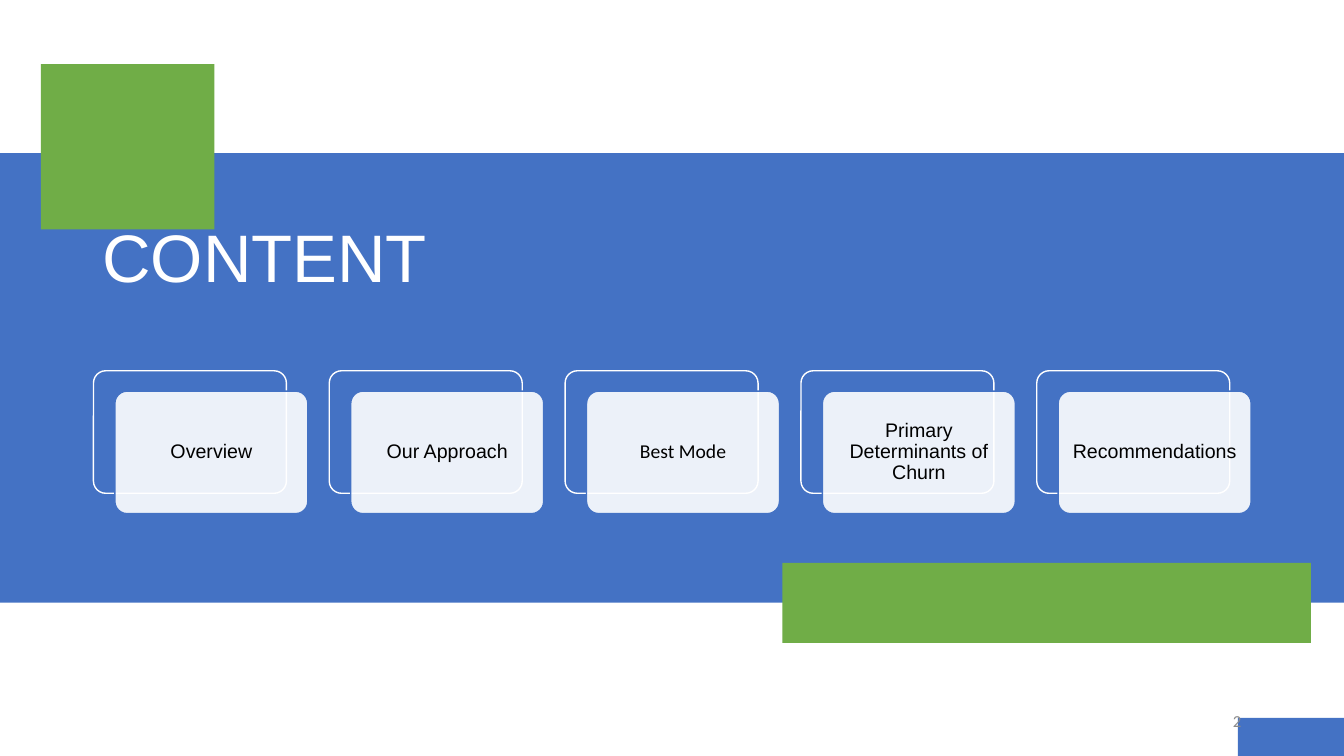
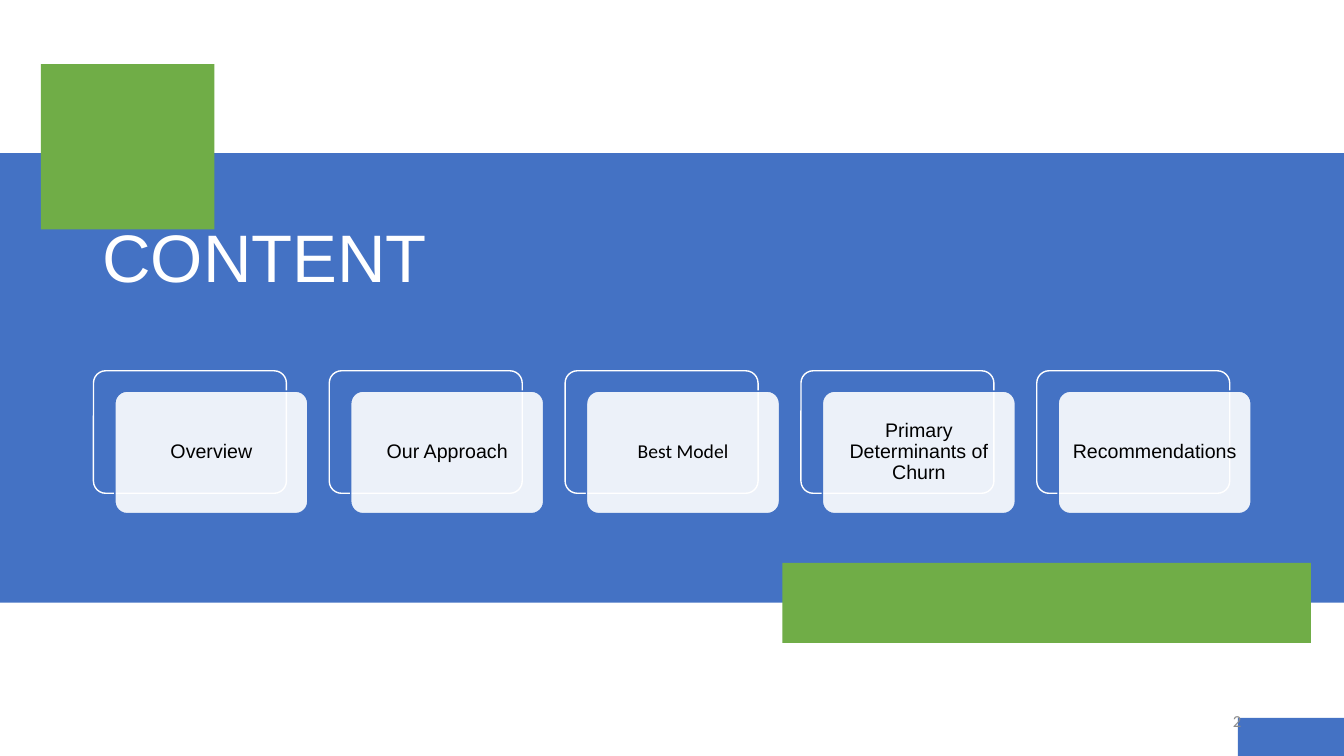
Before and after one commit to carlearn/dsc-mod-3-project-v2-1, a slide deck: slide 2 of SyriaTel Churn Analysis.pptx. Drawn at 1344x756 pixels with LibreOffice and Linux fonts; fonts in the diff are those of the drawing. Boxes give left, top, right and bottom in pixels: in the first picture for what was removed or moved away, otherwise in the second. Text is boxed around its words. In the diff, an @@ line names an element or a change of style, - is before the commit and + after.

```diff
--- a/SyriaTel Churn Analysis.pptx
+++ b/SyriaTel Churn Analysis.pptx
@@ text at box(638, 444, 729, 458): text changed @@
-Best Mode
+Best Model
```
Also in this commit, not shown: 1 other slide changed.
